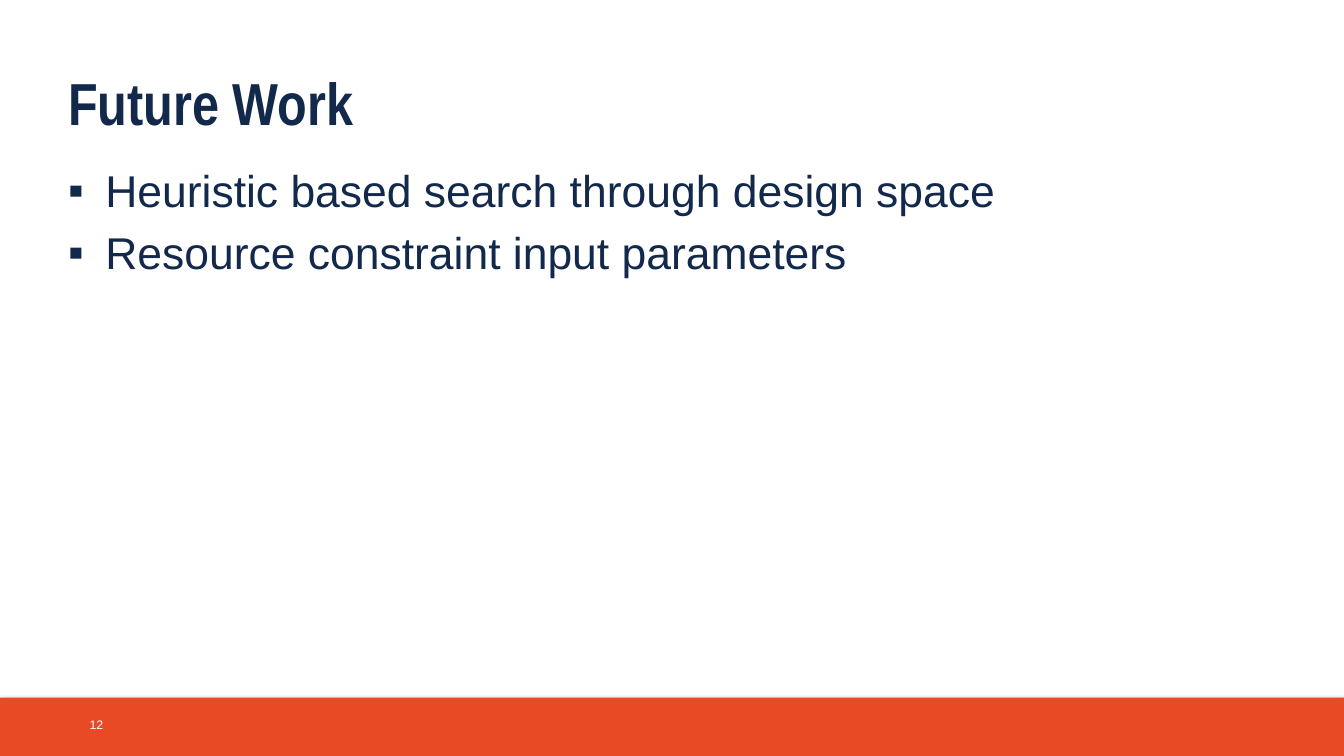
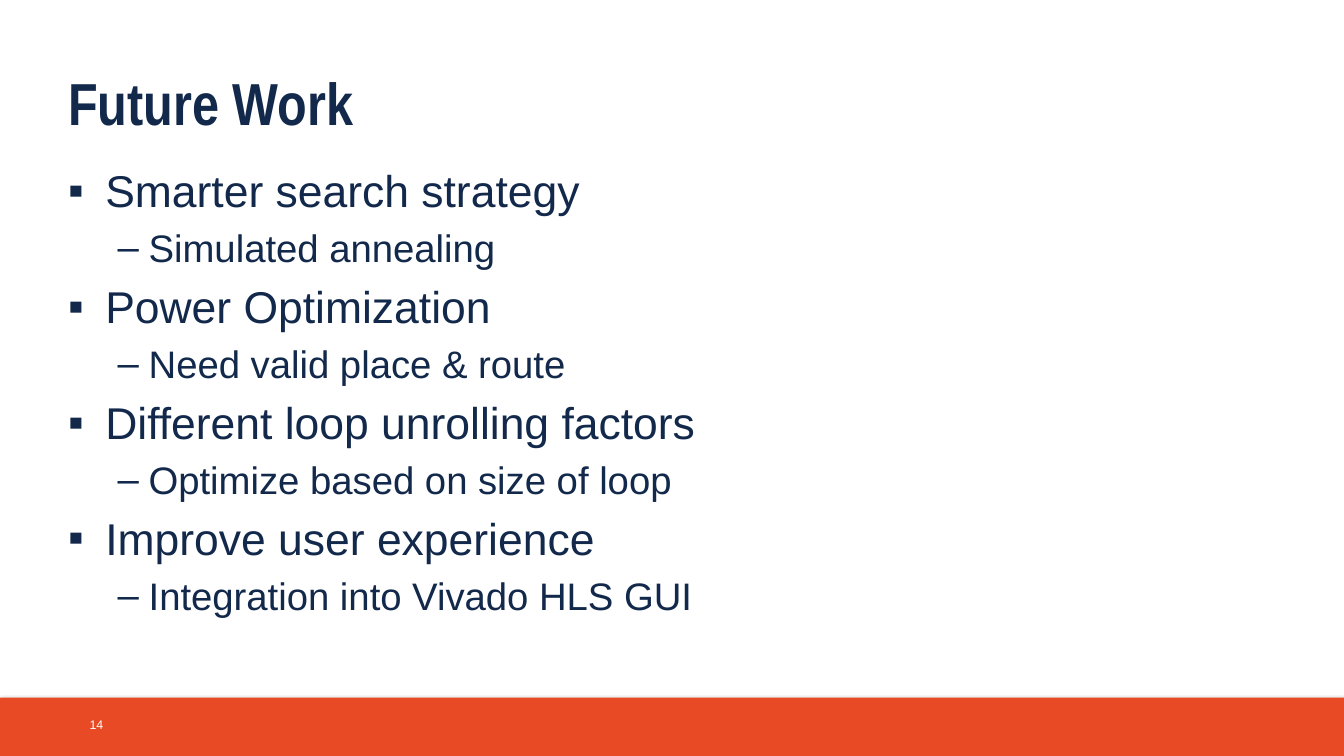
Before and after one commit to atsmith3/CruiseControl, a slide deck: slide 14 of Documentation/final_presentation.pptx (slide 12 before the commit). Drawn at 1344x756 pixels with LibreOffice and Linux fonts; fonts in the diff are those of the drawing; background and template pictures are left out. Boxes give left, top, right and bottom in pixels: in the first picture for what was removed or moved away, otherwise in the second. Text is boxed around its words. In the diff, an @@ line names an element or a change of style, - is before the commit and + after.

```diff
--- a/Documentation/final_presentation.pptx
+++ b/Documentation/final_presentation.pptx
@@ text at (105, 174, 695, 617): text changed; size 36 to 31 pt @@
-▪ Heuristic based search through design space
-▪ Resource constraint input parameters
+▪ Smarter search strategy
+  – Simulated annealing
+▪ Power Optimization
+  – Need valid place & route
+▪ Different loop unrolling factors
+  – Optimize based on size of loop
+▪ Improve user experience
+  – Integration into Vivado HLS GUI
@@ page number at (90, 720, 104, 729): text changed @@
-12
+14
```
Also in this commit, not shown: 7 other slides changed, 3 slides added.
